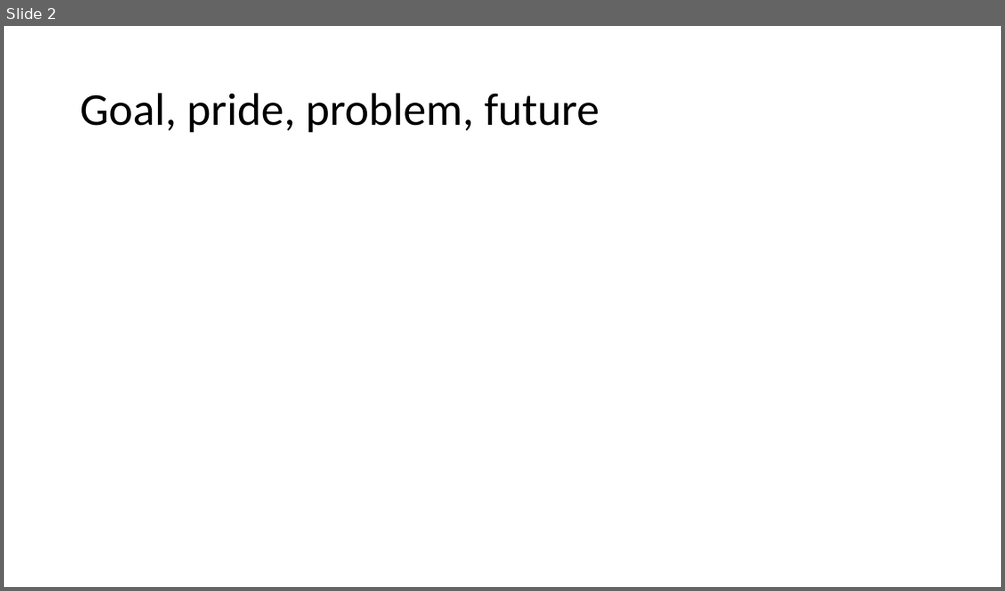
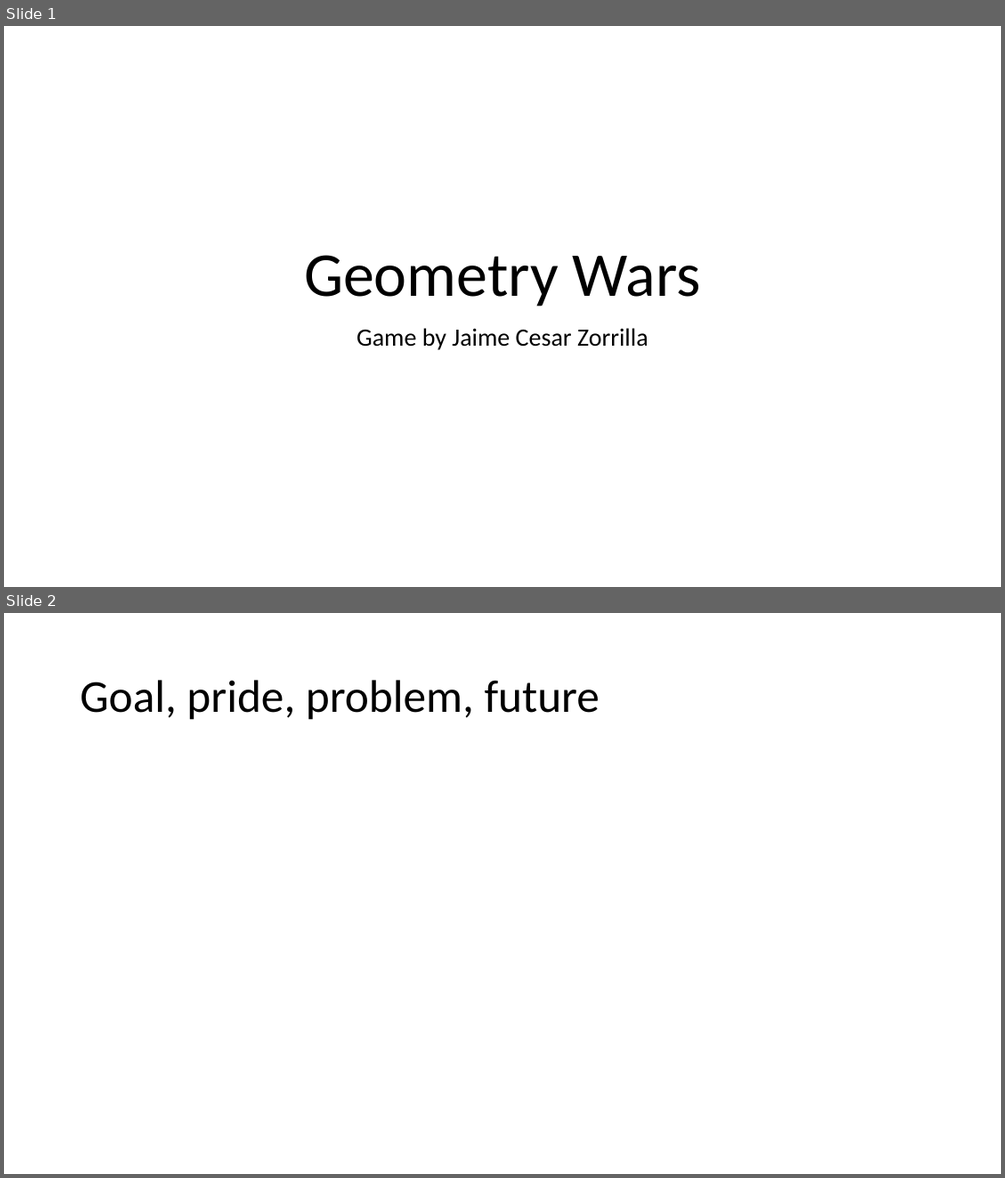
Before and after one commit to EmperorOfRoma/Zorrilla--Jaime-Cesar---Gun-Run, a slide deck: Gun Run Presentation.pptx. Shown one above the other, each under a label of ours: slide 2 before the commit, slides 1 and 2 after it. The pictures are 1005x591 and 1005x1178 pixels, drawn with LibreOffice and Linux fonts; fonts in the diff are those of the drawing. Boxes give left, top, right and bottom in pixels: in the first picture for what was removed or moved away, otherwise in the second. Text is boxed around its words. In the diff, an @@ line names an element or a change of style, - is before the commit and + after.

```diff
--- a/Gun Run Presentation.pptx
+++ b/Gun Run Presentation.pptx
@@ slide 1 added at bbox=[4, 26, 1001, 587], background #FFFFFF @@
@@ title added at bbox=[304, 255, 701, 306], 60 pt, text #000000 @@
+Geometry Wars
@@ subtitle added at bbox=[356, 328, 648, 350], 24 pt, text #000000 @@
+Game by Jaime Cesar Zorrilla
```
Also in this commit, not shown: 1 other slide added, 2 slides removed, 1 other file.
